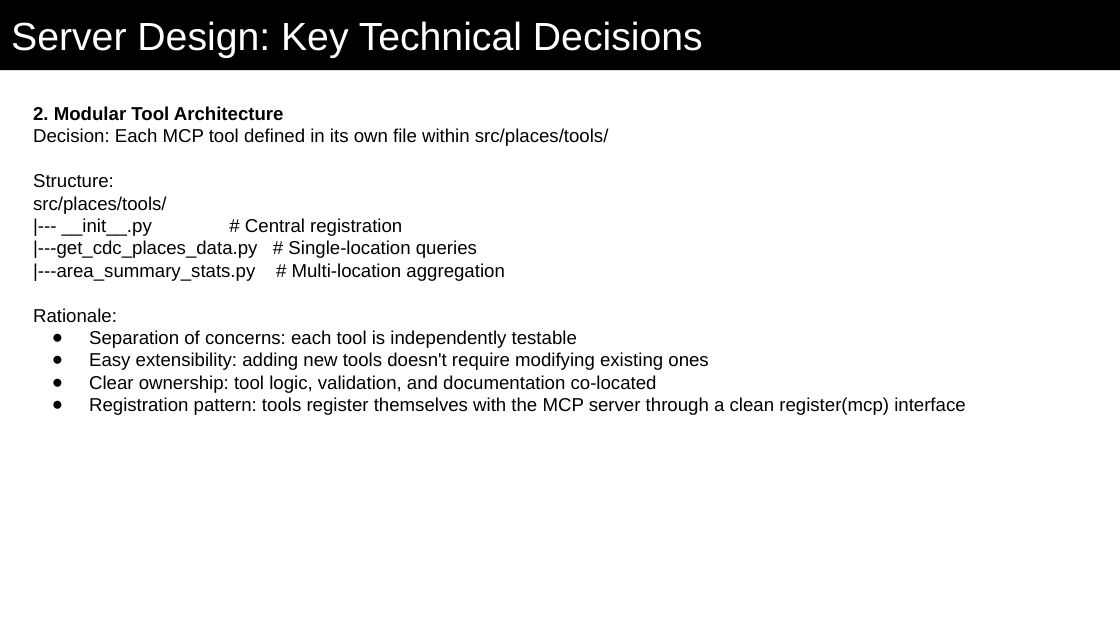
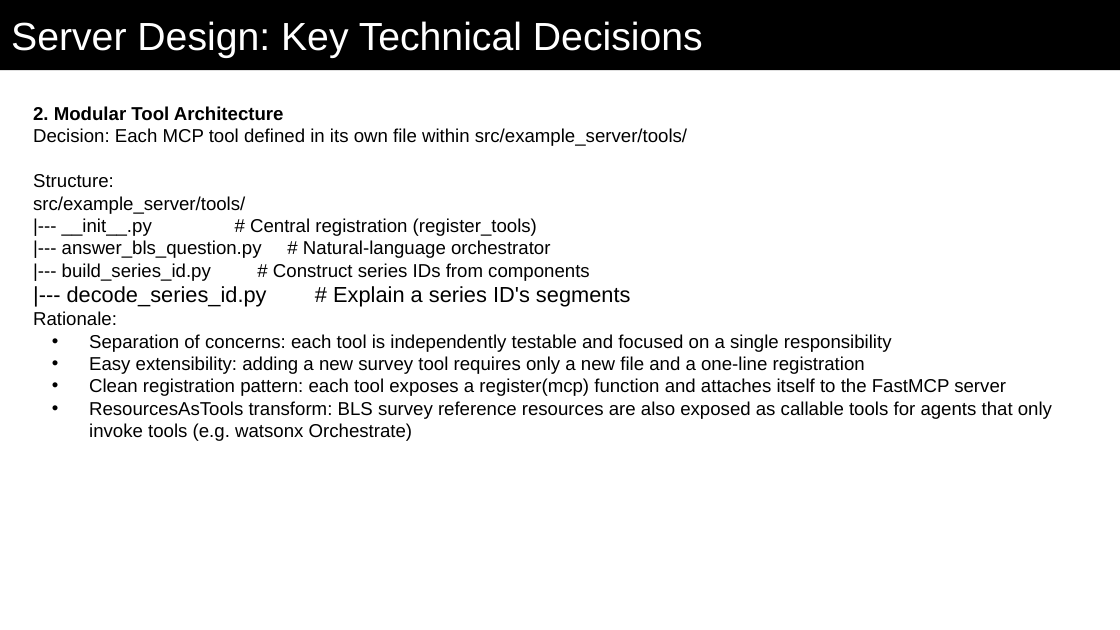
Before and after one commit to gsa-mcp-hackathon/BLS_DS_MCP_SERVER, a slide deck: slide 6 of submission_documentation/mcp_hackathon_bls_public_data.pptx. Drawn at 1120x630 pixels with LibreOffice and Linux fonts; fonts in the diff are those of the drawing. Boxes give left, top, right and bottom in pixels: in the first picture for what was removed or moved away, otherwise in the second. Text is boxed around its words. In the diff, an @@ line names an element or a change of style, - is before the commit and + after.

```diff
--- a/submission_documentation/mcp_hackathon_bls_public_data.pptx
+++ b/submission_documentation/mcp_hackathon_bls_public_data.pptx
@@ text at [33, 128, 687, 146]: text changed @@
-Decision: Each MCP tool defined in its own file within src/places/tools/
+Decision: Each MCP tool defined in its own file within src/example_server/tools/
@@ text at [33, 196, 631, 307]: text changed @@
-src/places/tools/
-|--- __init__.py # Central registration
-|---get_cdc_places_data.py # Single-location queries
-|---area_summary_stats.py # Multi-location aggregation
+src/example_server/tools/
+|--- __init__.py # Central registration (register_tools)
+|--- answer_bls_question.py # Natural-language orchestrator
+|--- build_series_id.py # Construct series IDs from components
+|--- decode_series_id.py # Explain a series ID's segments
@@ text at [89, 334, 1052, 441]: text changed @@
-● Separation of concerns: each tool is independently testable
-● Easy extensibility: adding new tools doesn't require modifying existing ones
-● Clear ownership: tool logic, validation, and documentation co-located
-● Registration pattern: tools register themselves with the MCP server through a clean register(mcp) interface
+• Separation of concerns: each tool is independently testable and focused on a single responsibility
+• Easy extensibility: adding a new survey tool requires only a new file and a one-line registration
+• Clean registration pattern: each tool exposes a register(mcp) function and attaches itself to the FastMCP server
+• ResourcesAsTools transform: BLS survey reference resources are also exposed as callable tools for agents that only invoke tools (e.g. watsonx Orchestrate)
```
Also in this commit, not shown: 9 other slides changed.
